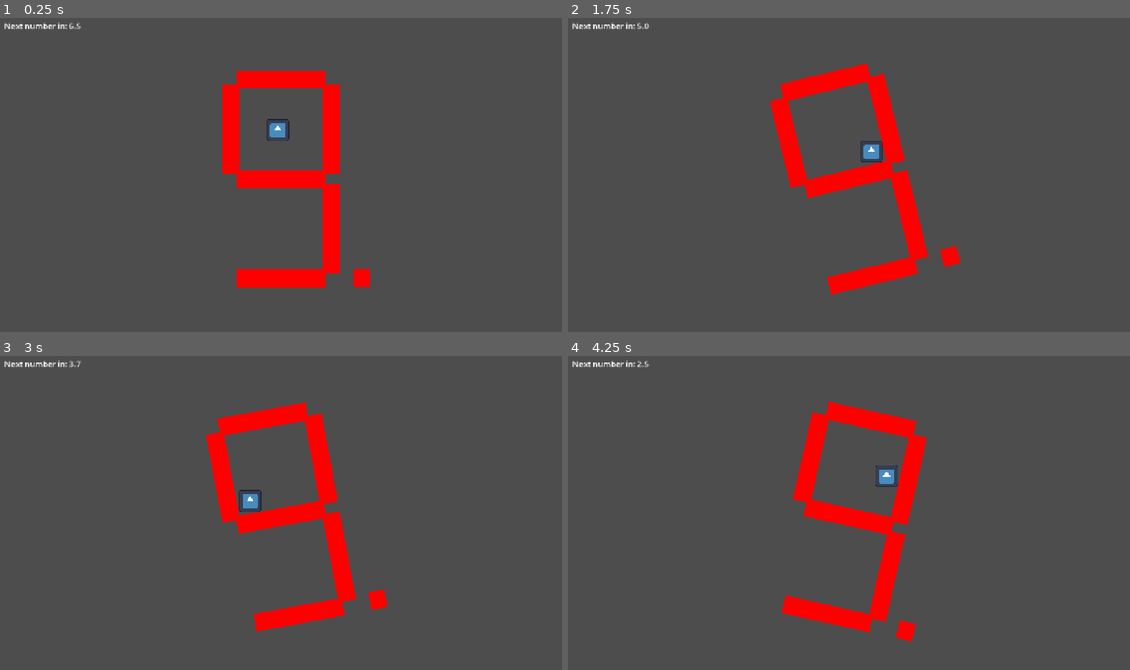
Above: before the commit, frames 1-4 (two rows, left to right).
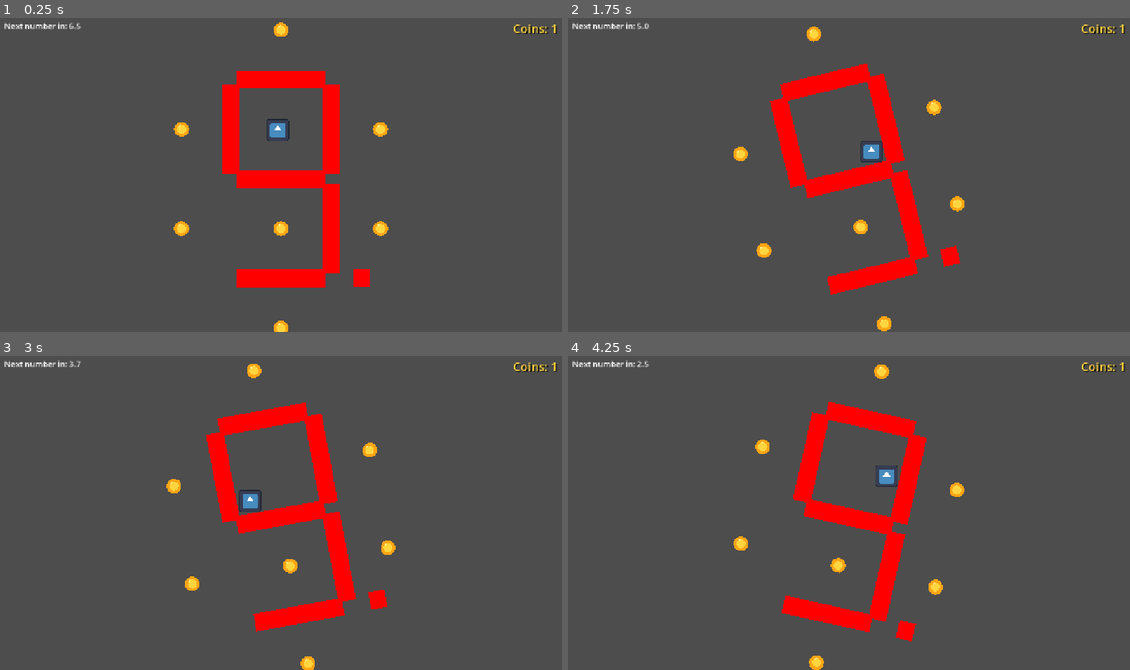
Above: after the commit, the same moments.

Repository: The-Quackonauts/DevilInTheDigits
Game: Godot game, scene res://scenes/game.tscn
Same seed, same stepped clock (60 frames per second), same inputs: the game is played once before the commit and once after it. The engine's default icon, where the game draws it, is replaced by a stand-in: a white triangle on a blue panel in a dark square.
Inputs (mouse positions are in pixels of both pictures, inside the frame that each line leads up to):
- Up to frame 1 (0.25 s): no input
- Up to frame 2 (1.75 s): move the mouse to (972, 156) at 0.52 s; hold D (move_right) 0.53-1.25 s; click (972, 156) at 0.67 s; tap Space (jump) at 0.77 s; drag from (736, 187) to (820, 234) at 1.27 s
- Up to frame 3 (3 s): move the mouse to (337, 437) at 2.02 s; hold A (move_left) 2.03-2.75 s; drag from (252, 572) to (106, 459) at 2.77 s
- Up to frame 4 (4.25 s): move the mouse to (1023, 556) at 3.52 s; hold D (move_right) from 3.53 s (still down); tap Space (jump) at 3.77 s

The runs differ from the first frame. In frame 1, 0.8% of the frame differs, in the area x 30-99%, y 1-100%; in frame 2, 0.8%, in the area x 29-99%, y 2-100%; in frame 3, 0.8%; in frame 4, 0.8%.

Commit message:
coins & improved controls

Diff:
--- a/countey-gamey/project.godot
+++ b/countey-gamey/project.godot
@@ -27,6 +27,7 @@
 "events": [Object(InputEventKey,"resource_local_to_scene":false,"resource_name":"","device":-1,"window_id":0,"alt_press …(191 unchanged characters)…
 , Object(InputEventKey,"resource_local_to_scene":false,"resource_name":"","device":-1,"window_id":0,"alt_pressed":false …(186 unchanged characters)…
 , Object(InputEventJoypadMotion,"resource_local_to_scene":false,"resource_name":"","device":-1,"axis":0,"axis_value":-1.0,"script":null)
+, Object(InputEventJoypadButton,"resource_local_to_scene":false,"resource_name":"","device":-1,"button_index":13,"pressure":0.0,"pressed":true,"script":null)
 ]
 }
 move_right={
@@ -34,6 +35,7 @@
 "events": [Object(InputEventKey,"resource_local_to_scene":false,"resource_name":"","device":-1,"window_id":0,"alt_press …(192 unchanged characters)…
 , Object(InputEventKey,"resource_local_to_scene":false,"resource_name":"","device":-1,"window_id":0,"alt_pressed":false …(186 unchanged characters)…
 , Object(InputEventJoypadMotion,"resource_local_to_scene":false,"resource_name":"","device":-1,"axis":0,"axis_value":1.0,"script":null)
+, Object(InputEventJoypadButton,"resource_local_to_scene":false,"resource_name":"","device":-1,"button_index":14,"pressure":0.0,"pressed":true,"script":null)
 ]
 }
 jump={
@@ -42,6 +44,9 @@
 , Object(InputEventKey,"resource_local_to_scene":false,"resource_name":"","device":-1,"window_id":0,"alt_pressed":false …(183 unchanged characters)…
 , Object(InputEventKey,"resource_local_to_scene":false,"resource_name":"","device":-1,"window_id":0,"alt_pressed":false …(186 unchanged characters)…
 , Object(InputEventJoypadButton,"resource_local_to_scene":false,"resource_name":"","device":-1,"button_index":0,"pressure":0.0,"pressed":true,"script":null)
+, null, Object(InputEventJoypadButton,"resource_local_to_scene":false,"resource_name":"","device":-1,"button_index":1,"pressure":0.0,"pressed":false,"script":null)
+, Object(InputEventJoypadButton,"resource_local_to_scene":false,"resource_name":"","device":-1,"button_index":2,"pressure":0.0,"pressed":false,"script":null)
+, Object(InputEventJoypadButton,"resource_local_to_scene":false,"resource_name":"","device":-1,"button_index":3,"pressure":0.0,"pressed":false,"script":null)
 ]
 }
 
--- /dev/null
+++ b/countey-gamey/scenes/coin.tscn
@@ -0,0 +1,23 @@
+[gd_scene format=3]
+
+[sub_resource type="CircleShape2D" id="CircleShape2D_coin"]
+radius = 15.0
+
+[node name="Coin" type="Area2D"]
+collision_layer = 0
+collision_mask = 2
+
+[node name="Outer" type="Polygon2D" parent="."]
+polygon = PackedVector2Array(15, 0, 13.8582, 5.74025, 10.6066, 10.6066, 5.74025, 13.8582, 0, 15, -5.74025, 13.8582, -10.6066, 10.6066, -13.8582, 5.74025, -15, 0, -13.8582, -5.74025, -10.6066, -10.6066, -5.74025, -13.8582, 0, -15, 5.74025, -13.8582, 10.6066, -10.6066, 13.8582, -5.74025)
+color = Color(1, 0.65, 0.08, 1)
+
+[node name="Inner" type="Polygon2D" parent="."]
+polygon = PackedVector2Array(9, 0, 8.31492, 3.44415, 6.36396, 6.36396, 3.44415, 8.31492, 0, 9, -3.44415, 8.31492, -6.36396, 6.36396, -8.31492, 3.44415, -9, 0, -8.31492, -3.44415, -6.36396, -6.36396, -3.44415, -8.31492, 0, -9, 3.44415, -8.31492, 6.36396, -6.36396, 8.31492, -3.44415)
+color = Color(1, 0.84, 0.25, 1)
+
+[node name="Shine" type="Polygon2D" parent="."]
+polygon = PackedVector2Array(-6, -8, -1, -10, -4, -4)
+color = Color(1, 0.96, 0.65, 0.9)
+
+[node name="CollisionShape2D" type="CollisionShape2D" parent="."]
+shape = SubResource("CircleShape2D_coin")
--- a/countey-gamey/scenes/game.tscn
+++ b/countey-gamey/scenes/game.tscn
@@ -4,6 +4,7 @@
 [ext_resource type="PackedScene" uid="uid://dspnsa86pmph3" path="res://scenes/numbers/8.tscn" id="2_display"]
 [ext_resource type="PackedScene" uid="uid://cps8blo54se7n" path="res://scenes/segment.tscn" id="3_lnu2h"]
 [ext_resource type="PackedScene" uid="uid://rmq61e30kxq4" path="res://scenes/player.tscn" id="4_lbhrr"]
+[ext_resource type="PackedScene" path="res://scenes/coin.tscn" id="5_coin"]
 
 [sub_resource type="FontVariation" id="FontVariation_n5368"]
 
@@ -18,6 +19,32 @@
 position = Vector2(161, 199)
 scale = Vector2(0.185, 1)
 
+[node name="Coins" type="Node2D" parent="8" unique_id=1878747772]
+
+[node name="TopOutside" parent="8/Coins" unique_id=1729713770 instance=ExtResource("5_coin")]
+position = Vector2(0, -300)
+
+[node name="TopCenter" parent="8/Coins" unique_id=1684079173 instance=ExtResource("5_coin")]
+position = Vector2(0, -100)
+
+[node name="TopLeftOutside" parent="8/Coins" unique_id=531810619 instance=ExtResource("5_coin")]
+position = Vector2(-200, -100)
+
+[node name="TopRightOutside" parent="8/Coins" unique_id=1110433667 instance=ExtResource("5_coin")]
+position = Vector2(200, -100)
+
+[node name="BottomCenter" parent="8/Coins" unique_id=249152970 instance=ExtResource("5_coin")]
+position = Vector2(0, 100)
+
+[node name="BottomLeftOutside" parent="8/Coins" unique_id=1543489768 instance=ExtResource("5_coin")]
+position = Vector2(-200, 100)
+
+[node name="BottomRightOutside" parent="8/Coins" unique_id=2065145478 instance=ExtResource("5_coin")]
+position = Vector2(200, 100)
+
+[node name="BottomOutside" parent="8/Coins" unique_id=1218913697 instance=ExtResource("5_coin")]
+position = Vector2(0, 300)
+
 [node name="Player" parent="." unique_id=1324370792 instance=ExtResource("4_lbhrr")]
 position = Vector2(569, 213)
 
@@ -30,3 +57,22 @@
 offset_bottom = 43.0
 theme_override_fonts/font = SubResource("FontVariation_n5368")
 text = "Loading..."
+
+[node name="HUD" type="CanvasLayer" parent="." unique_id=833896748]
+
+[node name="CoinCounter" type="Label" parent="HUD" unique_id=166923427]
+anchors_preset = 1
+anchor_left = 1.0
+anchor_right = 1.0
+offset_left = -180.0
+offset_top = 20.0
+offset_right = -20.0
+offset_bottom = 52.0
+grow_horizontal = 0
+theme_override_colors/font_color = Color(1, 0.84, 0.25, 1)
+theme_override_colors/font_shadow_color = Color(0, 0, 0, 0.8)
+theme_override_constants/shadow_offset_x = 2
+theme_override_constants/shadow_offset_y = 2
+theme_override_font_sizes/font_size = 24
+text = "Coins: 0"
+horizontal_alignment = 2
--- a/countey-gamey/scripts/digit_display.gd
+++ b/countey-gamey/scripts/digit_display.gd
@@ -40,12 +40,10 @@
 
 	var joypads := Input.get_connected_joypads()
 	if not joypads.is_empty():
-		var stick := Vector2(
-			Input.get_joy_axis(joypads[0], JOY_AXIS_RIGHT_X),
-			Input.get_joy_axis(joypads[0], JOY_AXIS_RIGHT_Y)
-		)
-		if stick.length() >= controller_deadzone:
-			_smooth_rotation_toward(stick.angle() - PI / 2.0, delta)
+		var joypad: int = joypads[0]
+		var turn_input := Input.get_joy_axis(joypad, JOY_AXIS_RIGHT_X)
+		if absf(turn_input) >= controller_deadzone:
+			rotation = wrapf(rotation + signf(turn_input) * rotation_follow_speed * delta, -PI, PI)
 
 
 func _input(event: InputEvent) -> void:
@@ -57,10 +55,6 @@
 
 
 func _smooth_rotation_toward(target_angle: float, delta: float) -> void:
-	var distance := absf(wrapf(target_angle - rotation, -PI, PI))
-	if is_equal_approx(distance, PI):
-		target_angle += 0.0001 if randf() < 0.5 else -0.0001
-
 	var weight := 1.0 - exp(-rotation_follow_speed * delta)
 	rotation = lerp_angle(rotation, target_angle, weight)
 
--- a/countey-gamey/scripts/game.gd
+++ b/countey-gamey/scripts/game.gd
@@ -1,15 +1,21 @@
 extends Node2D
-
 
 @export_range(0.5, 60.0, 0.5)
 var seconds_per_digit: float = 6.7
 
 @onready var _8: Node2D = $"8"
+@onready var coins: Node2D = $"8/Coins"
 @onready var digit_timer: Timer = $DigitTimer
 @onready var countdown_label: Label = $CountdownLabel
+@onready var coin_counter: Label = $HUD/CoinCounter
+
+var coins_collected := 0
 
 
 func _ready() -> void:
+	for coin: Area2D in coins.get_children():
+		coin.body_entered.connect(_collect_coin.bind(coin))
+
 	digit_timer.wait_time = seconds_per_digit
 	digit_timer.one_shot = false
 	digit_timer.timeout.connect(_on_digit_timer_timeout)
@@ -22,3 +28,10 @@
 
 func _on_digit_timer_timeout() -> void:
 	_8.current_digit -= 1
+
+
+func _collect_coin(_body: Node2D, coin: Area2D) -> void:
+	coin.set_deferred("monitoring", false)
+	coin.queue_free()
+	coins_collected += 1
+	coin_counter.text = "Coins: %d" % coins_collected
